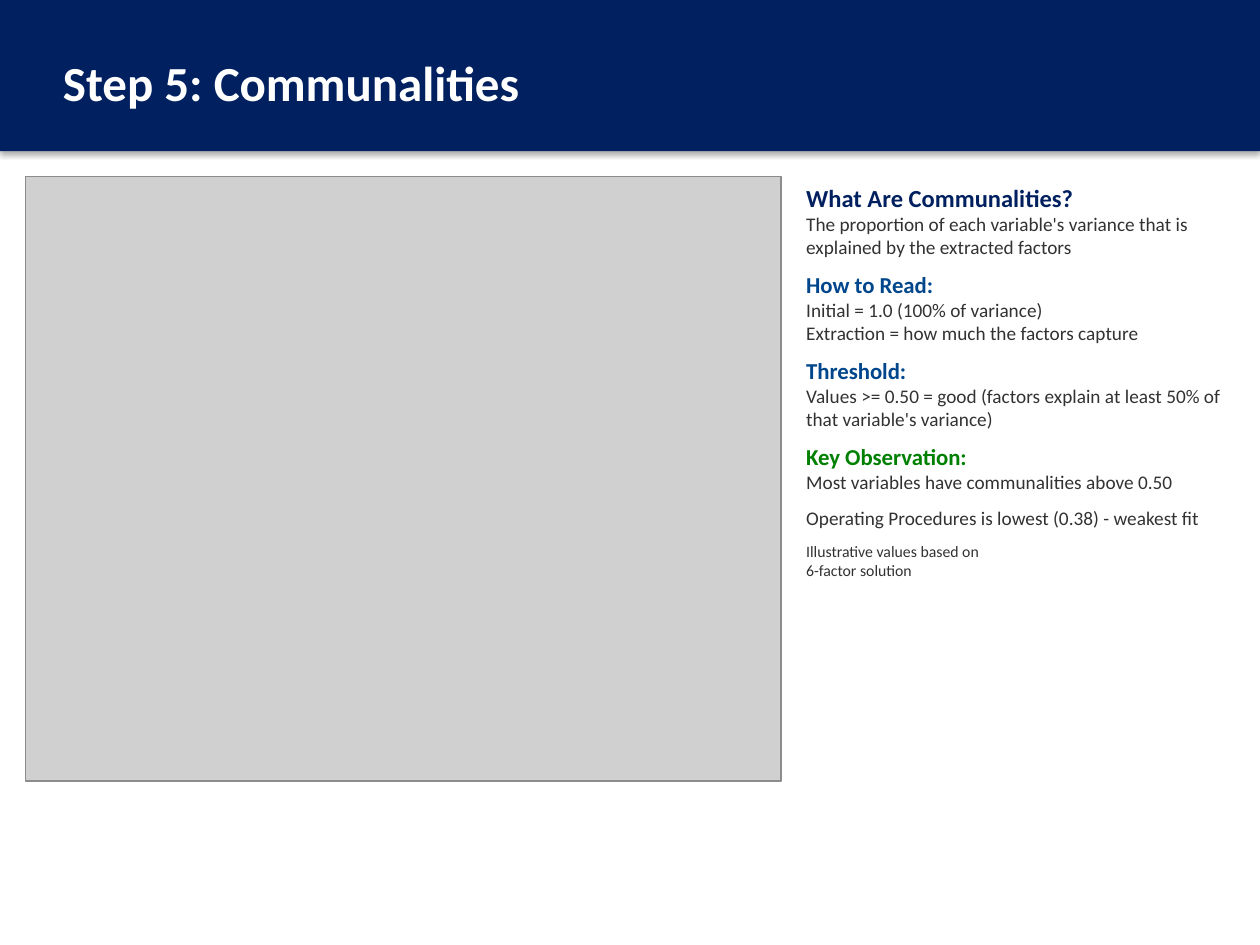
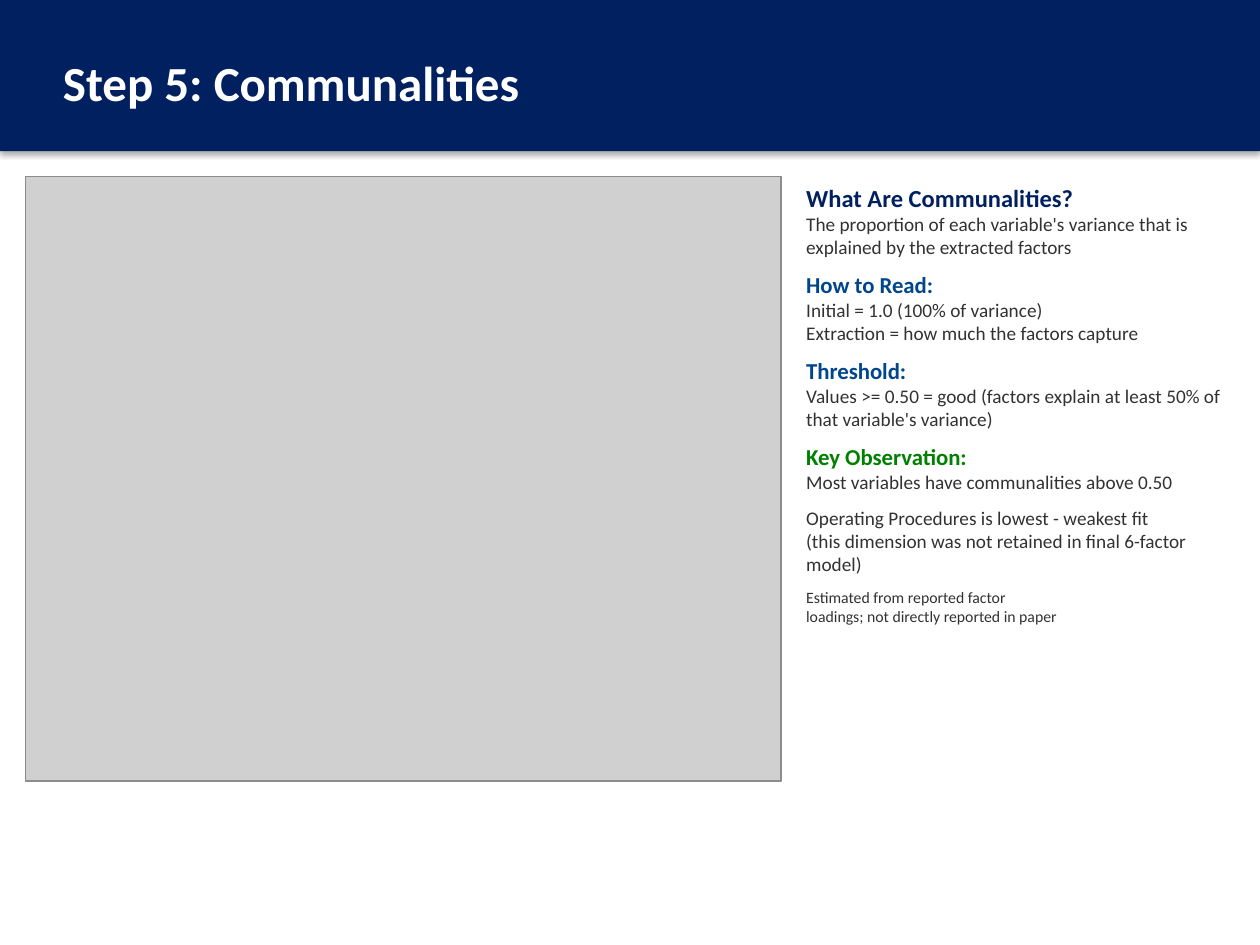
Before and after one commit to thenaivedetective/sp500-stock-performance, a slide deck: slide 14 of Factor_Analysis_JobSatisfaction_Presentation.pptx. Drawn at 1260x945 pixels with LibreOffice and Linux fonts; fonts in the diff are those of the drawing; grey boxes stand for pictures. Boxes give left, top, right and bottom in pixels: in the first picture for what was removed or moved away, otherwise in the second. Text is boxed around its words. In the diff, an @@ line names an element or a change of style, - is before the commit and + after.

```diff
--- a/Factor_Analysis_JobSatisfaction_Presentation.pptx
+++ b/Factor_Analysis_JobSatisfaction_Presentation.pptx
@@ text at (x1=806, y1=511, x2=1186, y2=625): text changed @@
-Operating Procedures is lowest (0.38) - weakest fit
-Illustrative values based on
-6-factor solution
+Operating Procedures is lowest - weakest fit
+(this dimension was not retained in final 6-factor model)
+Estimated from reported factor
+loadings; not directly reported in paper
```
Also in this commit, not shown: 13 other slides changed, 12 other files.
